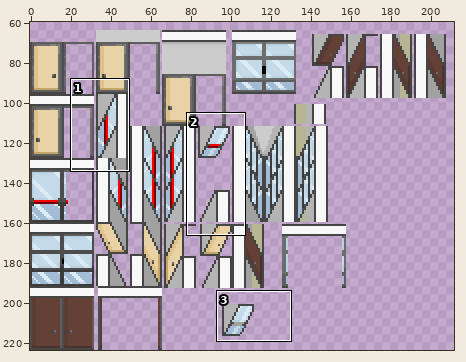
Edited in one commit: sprite sheet (Assets/Artwork/School/doors_n_windows.png). The first picture is a wide view before the edit; the outline marks the close-up.
Close-up. Before:
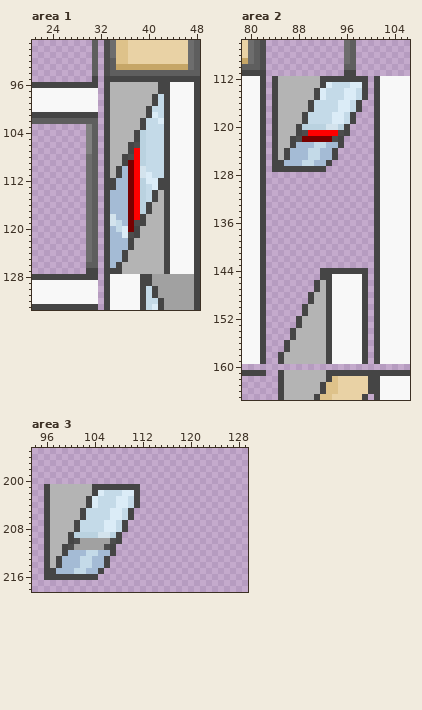
The file is 224x224 pixels. Colours within 5 levels of each other are drawn and written as one. Shown: area 1: x 21..48, y 89..133; area 2: x 79..106, y 106..165; area 3: x 94..129, y 195..218. The wide view leaves out empty margins.
After the commit:
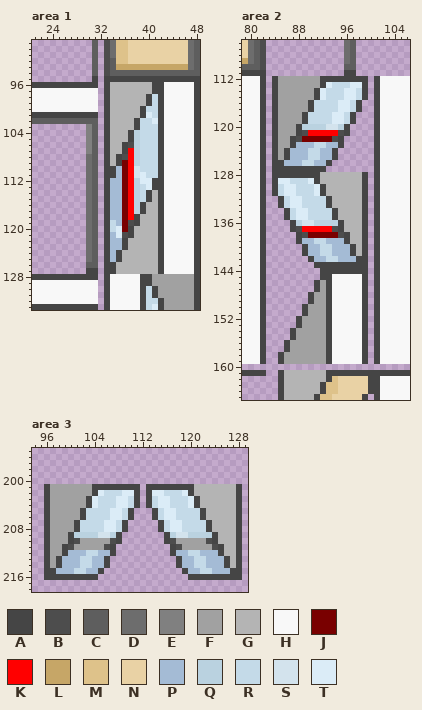
Palette (. is transparent): A #454545  B #4d4d4d  C #5e5e5e  D #6d6d6d  E #808080  F #a1a1a1  G #b4b4b4  H #f8f8f8  J #790000  K #ff0000  L #c6a667  M #dec28a  N #e9d2a5  P #a4bbd5  Q #bad2e0  R #c4dae8  S #d3e3ed  T #dbecf7
The edit:
Area 1:
y 96..97: x 41 G -> A; x 43 A -> H
y 98..99: x 40..43 GARA -> ARAH
y 100: x 39..40 GA -> AR; x 42..43 RA -> AH
y 101: x 39..43 GATRA -> ATRAH
y 102: x 38..39 GA -> AR; x 41..43 RTA -> TAH
y 103: x 38..39 GA -> AR; x 42..43 RA -> AH
y 104..105: x 37..39 GAQ -> AQR; x 42..43 RA -> AH
y 106: x 36..39 GABQ -> ABQR; x 42..43 RA -> AH
y 107: x 36..39 GAKQ -> AKQR; x 42..43 RA -> AH
y 108: x 35..39 GABKQ -> ABKQR; x 42..43 RA -> AH
y 109: x 35..39 GAJKQ -> AJKQR; x 42..43 RA -> AH
y 110: x 34..39 GAPJKS -> APJKSR; x 42..43 RA -> AH
y 111: x 34..40 GAPJKST -> APJKSTR; x 42..43 RA -> AH
y 112: x 34 A -> P; x 36..39 PJKQ -> JKQT; x 41 T -> A; x 43 A -> H
y 113: x 34 A -> P; x 36..41 PJKQRT -> JKQRTA; x 43 A -> H
y 114..115: x 36..43 PJKQRAGA -> JKQRAGAH
y 116..117: x 36..40 PJKQA -> JKQAG; x 42..43 GA -> AH
y 118: x 34 S -> P; x 36..39 PJKA -> JKAG; x 42..43 GA -> AH
y 119: x 34..39 SRPJBA -> RPJBAG; x 42..43 GA -> AH
y 120: x 34..38 PRTJA -> RTJAG; x 42..43 GA -> AH
y 121: x 35..38 PTBA -> TBAG; x 42..43 GA -> AH
y 122..123: x 36..37 PA -> AG; x 42..43 GA -> AH
y 124..125: x 35..36 PA -> AG; x 42..43 GA -> AH
y 126: x 34..35 PA -> AG; x 42..43 GA -> AH
y 127: x 35 A -> G; x 42..43 GA -> AH
Area 2:
y 112..113: x 85..91 GGGGGGG -> FFFFFFF
y 114..115: x 85..90 GGGGGG -> FFFFFF
y 116..117: x 85..89 GGGGG -> FFFFF
y 118..119: x 85..88 GGGG -> FFFF
y 120..121: x 85..87 GGG -> FFF
y 122..123: x 85..86 GG -> FF
y 124..125: x 85 G -> F
y 128: x 84..99 ................ -> AAAAAAAAGGGGGGGA
y 129: x 84..99 ................ -> ATTRRRTAGGGGGGGA
y 130..131: x 84..99 ................ -> ARTTRRRTAGGGGGGA
y 132..133: x 85..99 ............... -> ARTTRRRRAGGGGGA
y 134..135: x 86..99 .............. -> ARTTRRRRAGGGGA
y 136: x 87..99 ............. -> AQSSQQQQAGGGA
y 137: x 87..99 ............. -> ABKKKKKBAGGGA
y 138: x 88..99 ............ -> ABJJJJJBAGGA
y 139: x 88..99 ............ -> APPRRPPPAGGA
y 140..141: x 89..99 ........... -> APPRRPPPAGA
y 142: x 90..99 .......... -> APPRRPPPAA
y 143: x 91..99 ......... -> AAAAAAAAA
y 146..147: x 92 G -> F
y 148..149: x 91..92 GG -> FF
y 150..151: x 90..92 GGG -> FFF
y 152..153: x 89..92 GGGG -> FFFF
y 154..155: x 88..92 GGGGG -> FFFFF
y 156..157: x 87..92 GGGGGG -> FFFFFF
y 158..159: x 86..92 GGGGGGG -> FFFFFFF
Area 3:
y 201: x 97..103 GGGGGGG -> FFFFFFF; x 113..128 ................ -> AAAAAAAAGGGGGGGA
y 202: x 97..103 GGGGGGG -> FFFFFFF; x 113..128 ................ -> ATTRRRTAGGGGGGGA
y 203..204: x 97..102 GGGGGG -> FFFFFF; x 113..128 ................ -> ARTTRRRTAGGGGGGA
y 205..206: x 97..101 GGGGG -> FFFFF; x 114..128 ............... -> ARTTRRRRAGGGGGA
y 207..208: x 97..100 GGGG -> FFFF; x 115..128 .............. -> ARTTRRRRAGGGGA
y 209: x 97..99 GGG -> FFF; x 116..128 ............. -> AQSSQQQQAGGGA
y 210: x 97..99 GGG -> FFF; x 116..128 ............. -> ABFFFFFBAGGGA
y 211: x 97..98 GG -> FF; x 117..128 ............ -> ABFFFFFBAGGA
y 212: x 97..98 GG -> FF; x 117..128 ............ -> APPRRPPPAGGA
y 213..214: x 97 G -> F; x 118..128 ........... -> APPRRPPPAGA
y 215: x 119..128 .......... -> APPRRPPPAA
y 216: x 120..128 ......... -> AAAAAAAAA
